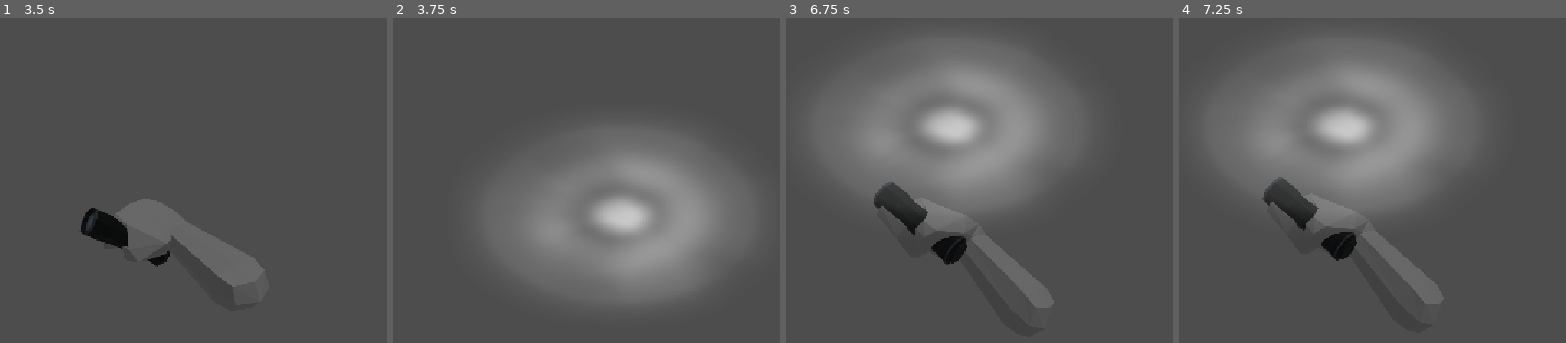
Above: before the commit, frames 1-4 (left to right).
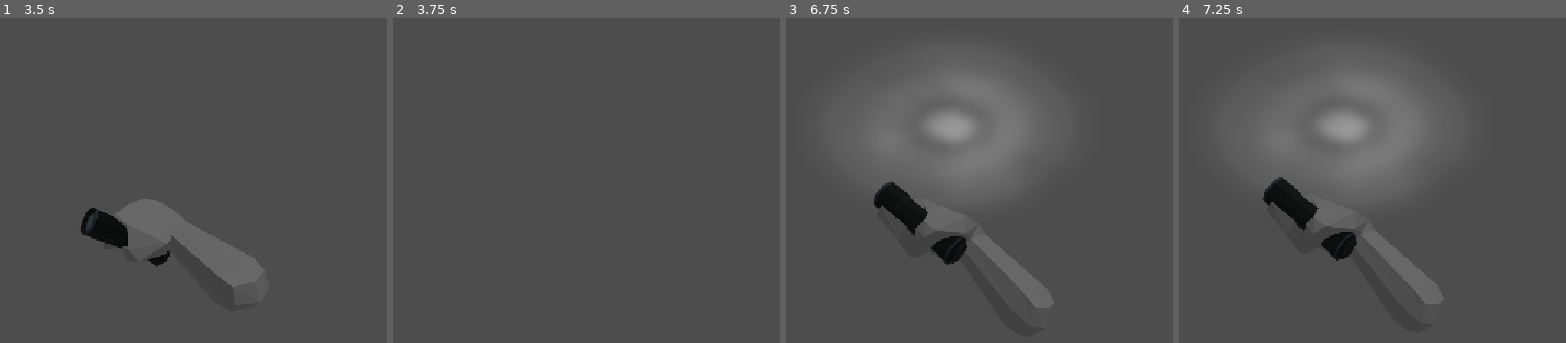
Above: after the commit, the same moments.

Repository: 63CritsInARow/Non-Subs-Demise
Game: Godot game, scene res://Objects/Survivors/Base/Base.tscn
Same seed, same stepped clock (60 frames per second), same inputs: the game is played once before the commit and once after it. This scene is started directly instead of the project's main scene.
Inputs (mouse positions are in pixels of both pictures, inside the frame that each line leads up to):
- Up to frame 1 (3.5 s): tap Enter at 0.5, 2 s; move the mouse to (162, 125) at 0.52 s; press the mouse at (162, 125) at 0.53 s; tap Space at 1.25, 2.75 s; move the mouse to (outside the picture) at 1.27 s; release the mouse at (outside the picture) at 1.28 s; click (outside the picture) at 1.35 s; move the mouse to (65, 50) at 2.02 s; press the mouse at (65, 50) at 2.03 s; tap 1 (Slot1) at 2.1 s; move the mouse to (outside the picture) at 2.77 s; release the mouse at (outside the picture) at 2.78 s; tap 2 (Slot2) at 2.85 s; click (outside the picture) at 3.05 s
- Up to frame 2 (3.75 s): tap Enter at 3.5 s; move the mouse to (621, 216) at 3.52 s; press the mouse at (621, 216) at 3.53 s; tap 3 (Slot3) at 3.6 s
- Up to frame 3 (6.75 s): tap Space at 4.25 s; move the mouse to (outside the picture) at 4.27 s; release the mouse at (outside the picture) at 4.28 s; click (outside the picture) at 4.35 s; move the mouse to (813, 148) at 5.02 s; press the mouse at (813, 148) at 5.03 s; move the mouse to (outside the picture) at 5.77 s; release the mouse at (outside the picture) at 5.78 s; tap 1 (Slot1) at 5.85 s; click (outside the picture) at 6.05 s; move the mouse to (948, 125) at 6.52 s; press the mouse at (948, 125) at 6.53 s; tap 2 (Slot2) at 6.6 s
- Up to frame 4 (7.25 s): no input

Frame 1 is identical in both runs. In frame 2, 25% of the frame differs, in the area x 24-91%, y 34-88%; in frame 3, 8.0%; in frame 4, 8.2%.

Commit message:
auiadaysifgyaisfidsa timer

Diff:
--- a/Objects/Survivors/Base/Base.tscn
+++ b/Objects/Survivors/Base/Base.tscn
@@ -110,7 +110,7 @@
 Name = "Base"
 FlashLight = ExtResource("2_3lexq")
 
-[node name="Hand" type="AnimatedSprite2D" parent="." unique_id=680320690 groups=["Sprite"]]
+[node name="Hand" type="AnimatedSprite2D" parent="." unique_id=680320690 groups=["Hand", "Sprite"]]
 position = Vector2(-2.000061, -2)
 scale = Vector2(0.36000097, 0.36000097)
 sprite_frames = SubResource("SpriteFrames_lgruo")
--- /dev/null
+++ b/Objects/Survivors/Base/BaseLight.gd
@@ -0,0 +1,9 @@
+extends Area2D
+
+var Hand: Node2D
+
+func _ready():
+	z_index = Hand.z_index - 1
+
+func _process(_d: float):
+	pass
--- a/Objects/Survivors/Base/BaseSurvivor.gd
+++ b/Objects/Survivors/Base/BaseSurvivor.gd
@@ -3,11 +3,14 @@
 
 @export var Name: String
 @export var BaseHp: float = 100.0
+@export var BasePower: float = 100.0
+
+
 @export var FlashLight: PackedScene
 @export var Loadout: Dictionary = {
 	"1": "Flashlight",
 	"2": "Camera",
-	"3": ""
+	"3": "Interact",
 }
 
 @onready var HandAnchor: Marker2D = $Anchor
@@ -25,8 +28,9 @@
 
 func LoadLight():
 	Light = FlashLight.instantiate()
+	Light.Hand = Hand
 	Light.visible = false
-	add_child(Light)
+	Hand.add_child(Light)
 
 func _process(_d: float):
 	CheckMouse()
@@ -80,7 +84,7 @@
 			if Hand.global_position.y >= HandAnchor.global_position.y:
 				height = "Dow"
 
-			if Hand.global_position.y < HandAnchor.global_position.y - 75:
+			if Hand.global_position.y < HandAnchor.global_position.y - 85:
 				height = "Up"
 
 
--- a/Objects/Survivors/Base/Flash.tscn
+++ b/Objects/Survivors/Base/Flash.tscn
@@ -1,5 +1,6 @@
 [gd_scene format=3 uid="uid://djghf5cmvthlp"]
 
+[ext_resource type="Script" uid="uid://dldqg1v1d3717" path="res://Objects/Survivors/Base/BaseLight.gd" id="1_m5cmm"]
 [ext_resource type="Texture2D" uid="uid://darix0dmxwvlj" path="res://Objects/Survivors/Base/Flashlight/Flash.png" id="1_ud575"]
 
 [sub_resource type="CapsuleShape2D" id="CapsuleShape2D_hcta1"]
@@ -7,10 +8,12 @@
 height = 2057.1433
 
 [node name="FlashLight" type="Area2D" unique_id=1414082828]
-scale = Vector2(0.24888857, 0.15999979)
+scale = Vector2(0.62222284, 0.4000004)
+script = ExtResource("1_m5cmm")
 
 [node name="CollisionShape2D" type="CollisionShape2D" parent="." unique_id=1538199571]
 shape = SubResource("CapsuleShape2D_hcta1")
 
 [node name="Flash" type="Sprite2D" parent="." unique_id=1058048717]
+self_modulate = Color(1, 1, 1, 0.6039216)
 texture = ExtResource("1_ud575")
--- a/Scenes/MainGame/M_Game.gd
+++ b/Scenes/MainGame/M_Game.gd
@@ -2,7 +2,15 @@
 
 var Player: Node2D
 
+var NightN: int = 0
+var Hour: int = 0
+var NTimer: float = 0.0
+
 var EnemyLocation: Dictionary = {}
+@onready var HourLabel: Label = $Hud/Hour
+@onready var PowerLabel: Label = $Hud/Power
+@onready var TimerLabel: Label = $Hud/Timer
+@onready var NightLabel: Label = $Hud/Night
 
 func _ready():
 	LoadEnemies()
@@ -24,4 +32,16 @@
 	pass
 
 func _process(_d: float):
-	pass
+	TimeProcess()
+	HudUpdate()
+
+func TimeProcess():
+	NTimer += 0.1
+	NTimer = snapped(NTimer, 0.15)
+	if NTimer >= 80:
+		NTimer = 0.0
+		Hour += 1
+
+func HudUpdate():
+	TimerLabel.text = "Timer: " + str(NTimer)
+	HourLabel.text = "Hour: " + str(Hour)
--- a/Scenes/MainGame/MainGame.tscn
+++ b/Scenes/MainGame/MainGame.tscn
@@ -8,7 +8,7 @@
 
 [node name="Hud" type="CanvasLayer" parent="." unique_id=295912055]
 
-[node name="Time" type="Label" parent="Hud" unique_id=1619273996]
+[node name="Hour" type="Label" parent="Hud" unique_id=1619273996]
 offset_left = 22.0
 offset_top = 102.0
 offset_right = 203.0
Not shown, added: Objects/Survivors/Base/BaseLight.gd.uid
Not shown, added: Scenes/MainGame/MainGame.tscn1965647499.tmp
